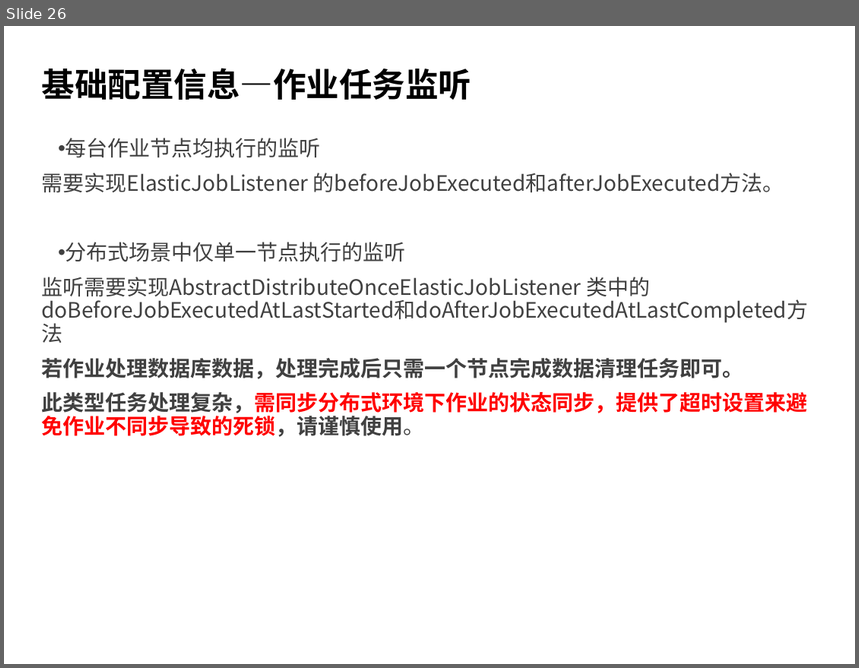
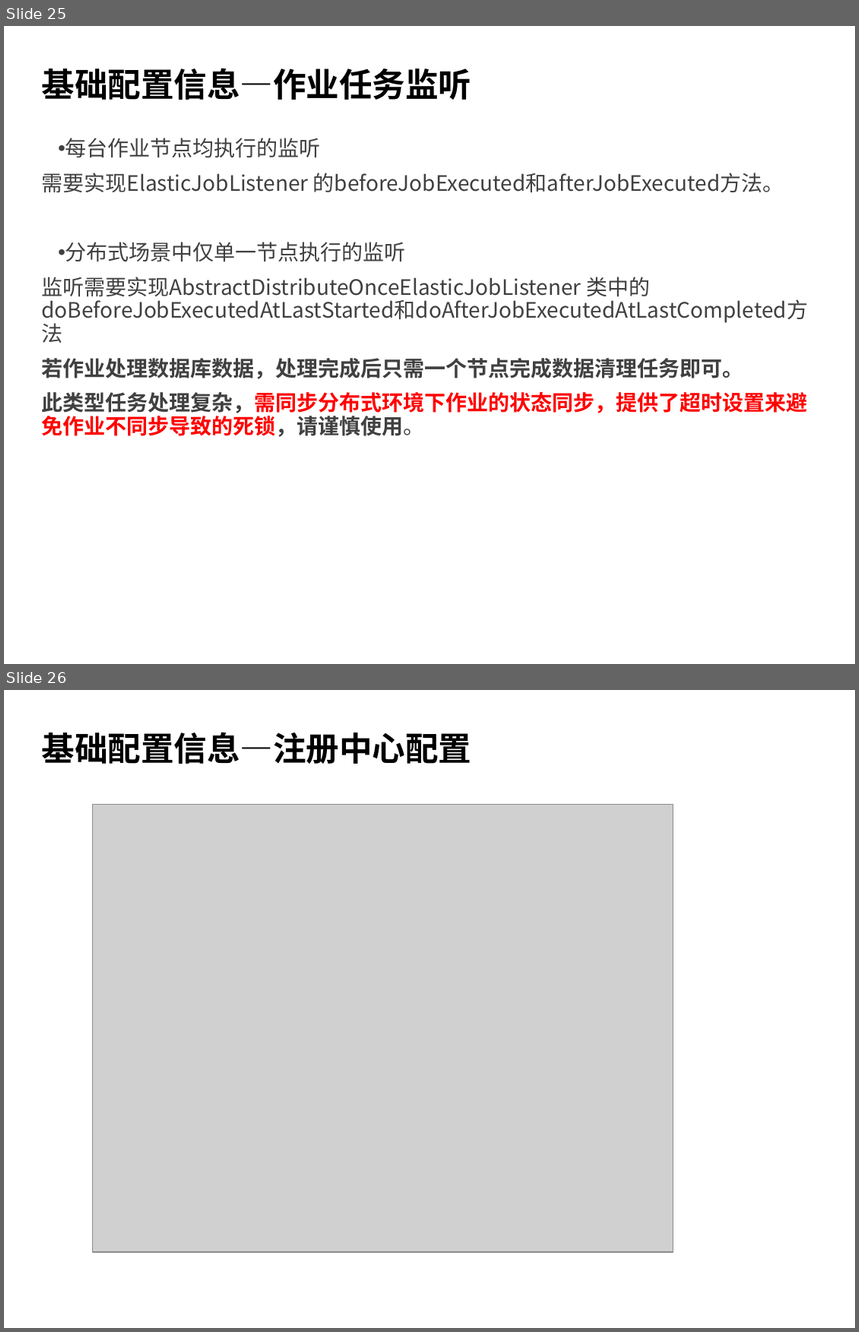
Before and after one commit to alexysh/document, a slide deck: training/iqiyi/Elastic-job.pptx. Shown one above the other, each under a label of ours: slide 26 before the commit, slides 25 and 26 after it. The pictures are 859x668 and 859x1332 pixels, drawn with LibreOffice and Linux fonts; fonts in the diff are those of the drawing; grey boxes stand for pictures; background and template pictures are left out. Boxes give left, top, right and bottom in pixels: in the first picture for what was removed or moved away, otherwise in the second. Text is boxed around its words. In the diff, an @@ line names an element or a change of style, - is before the commit and + after.

```diff
--- a/training/iqiyi/Elastic-job.pptx
+++ b/training/iqiyi/Elastic-job.pptx
@@ slide 26 added at (4,690,855,1328), background picture (left out) @@
@@ title added at (42,732,471,764), 28 pt, text #000000, bold @@
+基础配置信息—注册中心配置
@@ picture added at (92,804,673,1252) @@
@@ what was slide 26 is now slide 25 @@
```
Also in this commit, not shown: 7 slides changed, 3 other slides added, 1 slide removed.
